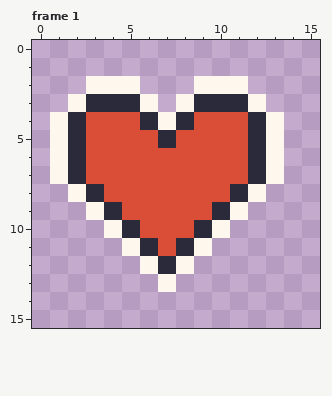
Pixel-art file -- Assets/sprites/environment/objects/heart.aseprite. This is how it looked before the edit.
16x16 pixels, 3 frames. Shown: frame 1. The commit also changed other frames, which this record leaves out.
Now the later version:
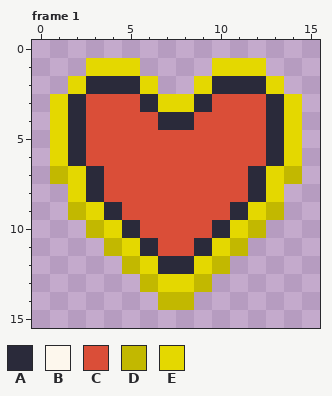
Palette (. is transparent): A #2a2a3a  B #fdf7ed  C #da4e38  D #c2b800  E #e4d800
Edits made:
Frame 1:
y 1: x 3..5 ... -> EEE; x 10..12 ... -> EEE
y 2: x 2..6 .BBB. -> EAAAE; x 9..13 BBB.. -> EAAAE
y 3: x 1..8 .BAAAB.B -> EACCCAEE; x 10..14 AAB.. -> CCCAE
y 4: x 1 B -> E; x 6..7 AB -> CA; x 12..14 AB. -> CAE
y 5: x 1 B -> E; x 7 A -> C; x 12..14 AB. -> CAE
y 6: x 1 B -> E; x 12..14 AB. -> CAE
y 7: x 1..3 BAC -> DEA; x 13..14 B. -> ED
y 8: x 2 B -> E; x 11..13 AB. -> CAE
y 9: x 2..3 .B -> DE; x 10..13 AB.. -> CAED
y 10: x 3..4 .B -> DE; x 9..12 AB.. -> CAED
y 11: x 4..5 .B -> DE; x 8..11 AB.. -> CAED
y 12: x 5..6 .B -> DE; x 8..10 B.. -> AED
y 13: x 6..9 .B.. -> DEED
y 14: x 7..8 .. -> DD
Pixel boxes of the changes (left, top, right, bottom) in both pictures:
changed: (50, 58, 302, 310)
